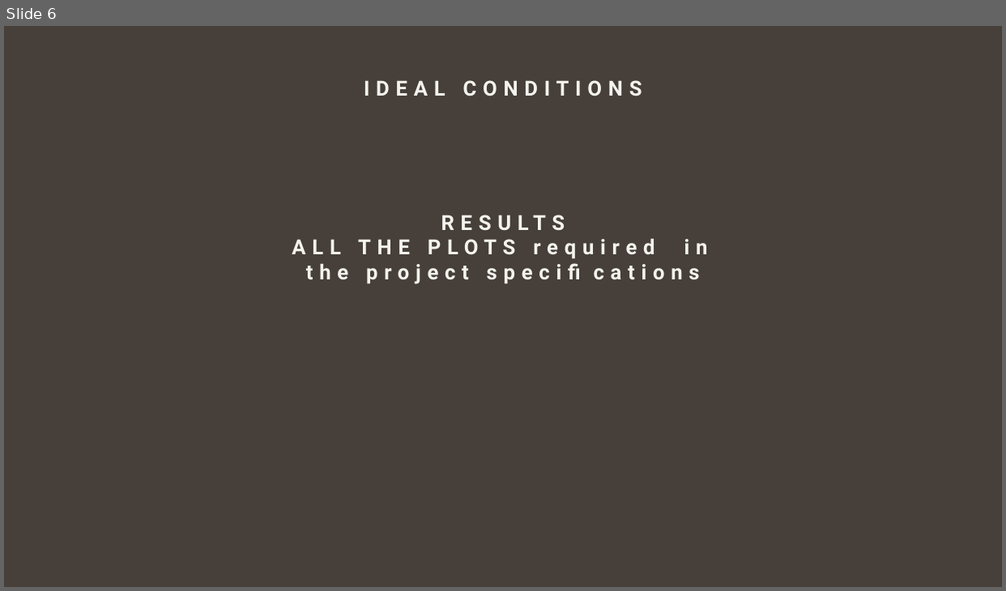
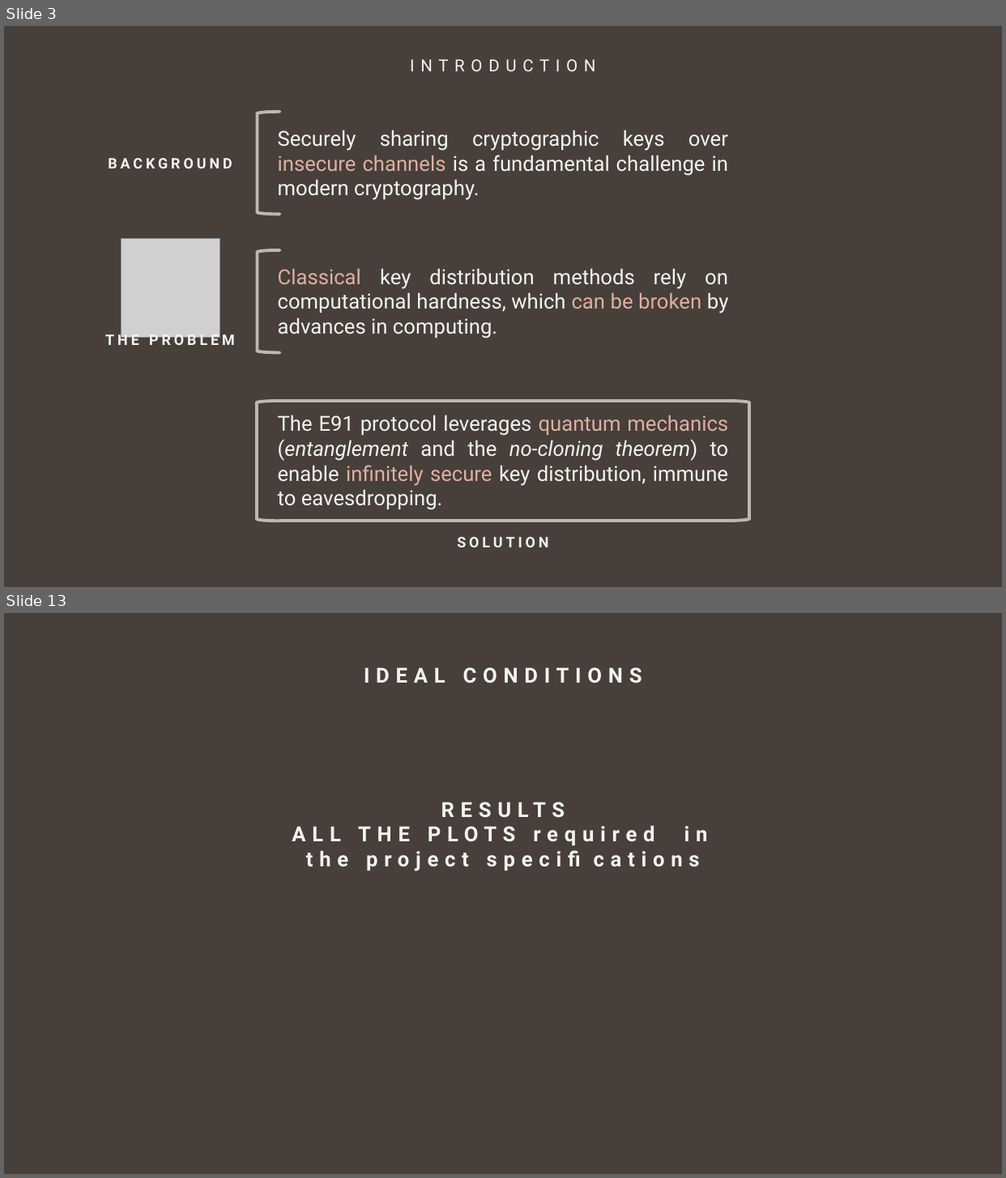
Before and after one commit to giovanniligato/E91-Protocol, a slide deck: Slides/E91 Protocol.pptx. Shown one above the other, each under a label of ours: slide 6 before the commit, slides 3 and 13 after it; the slides between them are not shown. The pictures are 1006x591 and 1006x1178 pixels, drawn with LibreOffice and Linux fonts; fonts in the diff are those of the drawing; grey boxes stand for pictures. Boxes give left, top, right and bottom in pixels: in the first picture for what was removed or moved away, otherwise in the second. Text is boxed around its words. In the diff, an @@ line names an element or a change of style, - is before the commit and + after.

Commit message:
docs(Slides): Progressed on presentation slides, adding the diagram of the specialized quantum circuit for Werner state generation.

```diff
--- a/Slides/E91 Protocol.pptx
+++ b/Slides/E91 Protocol.pptx
@@ slide 3 added at [4,26,1002,587], background #463F3A @@
@@ text added at [410,59,596,71], 16 pt, text #F4F3EE @@
+INTRODUCTION
@@ left bracket added at [257,111,279,214], outline #BCB8B1 3 pt @@
@@ text added at [278,130,728,200], 20 pt, text #F4F3EE @@
+Securely sharing cryptographic keys over insecure channels is a fundamental challenge in modern cryptography.
@@ text added at [108,158,232,169], 14 pt, text #F4F3EE, bold @@
+BACKGROUND
@@ picture added at [121,238,219,337] @@
@@ left bracket added at [257,250,279,353], outline #BCB8B1 3 pt @@
@@ text added at [278,268,728,339], 20 pt, text #F4F3EE @@
+Classical key distribution methods rely on computational hardness, which can be broken by advances in computing.
@@ text added at [105,332,235,345], 14 pt, text #F4F3EE, bold @@
+THE PROBLEM
@@ text added at [278,415,729,510], 20 pt, text #F4F3EE @@
+The E91 protocol leverages quantum mechanics (entanglement and the no-cloning theorem) to enable infinitely secure key distribution, immune to eavesdropping.
@@ group added at [257,401,749,521]: 2 left brackets, 2 lines @@
@@ text added at [457,537,548,548], 14 pt, text #F4F3EE, bold @@
+SOLUTION
@@ what was slide 6 is now slide 13 @@
```
Also in this commit, not shown: 3 slides changed, 9 other slides added, 1 slide removed.
